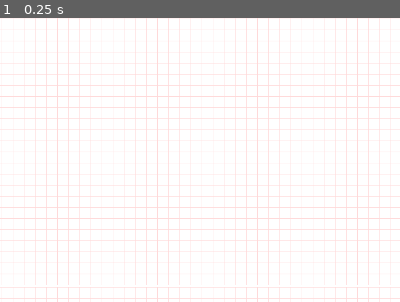
Above: before the commit, frame 1.
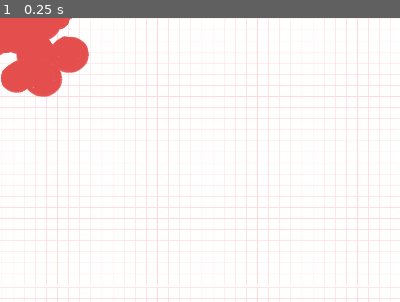
Above: after the commit, the same moment.

Repository: milicen/hammibal
Game: Godot game, scene res://scenes/objects/blood_splat.tscn
Two runs of this game, one before a commit and one after it. Both use one fixed random seed, a clock stepped at 60 frames per second and the inputs below. This scene is started directly instead of the project's main scene.
Inputs:
- Up to frame 1 (0.25 s): no input
The pictures show only the part of the screen within x 0-50%, y 0-50%; the shares and areas given below are measured in that part.

The runs differ from the first frame. In frame 1, 4.6% of the frame differs, in the area x 0-23%, y 0-28%.

Commit message:
Reorder map and blood splatter z-index

Diff:
--- a/multiplayer_client/scenes/map.tscn
+++ b/multiplayer_client/scenes/map.tscn
@@ -9,7 +9,7 @@
 size = Vector2(5603, 180.5)
 
 [node name="Map" type="TextureRect"]
-z_index = -2
+z_index = -10
 z_as_relative = false
 anchors_preset = 15
 anchor_right = 1.0
--- a/multiplayer_client/scenes/objects/blood_splat.tscn
+++ b/multiplayer_client/scenes/objects/blood_splat.tscn
@@ -6,7 +6,6 @@
 [node name="BloodSplat" type="CPUParticles2D"]
 z_index = -2
 z_as_relative = false
-emitting = false
 amount = 48
 lifetime = 0.2
 explosiveness = 1.0
--- a/multiplayer_client/scenes/objects/toy_ball.tscn
+++ b/multiplayer_client/scenes/objects/toy_ball.tscn
@@ -23,6 +23,8 @@
 properties/3/sync = true
 
 [node name="ToyBall" type="CharacterBody2D" groups=["toy_ball"]]
+z_index = 1
+z_as_relative = false
 collision_layer = 4
 collision_mask = 7
 script = ExtResource("1_81s8i")
